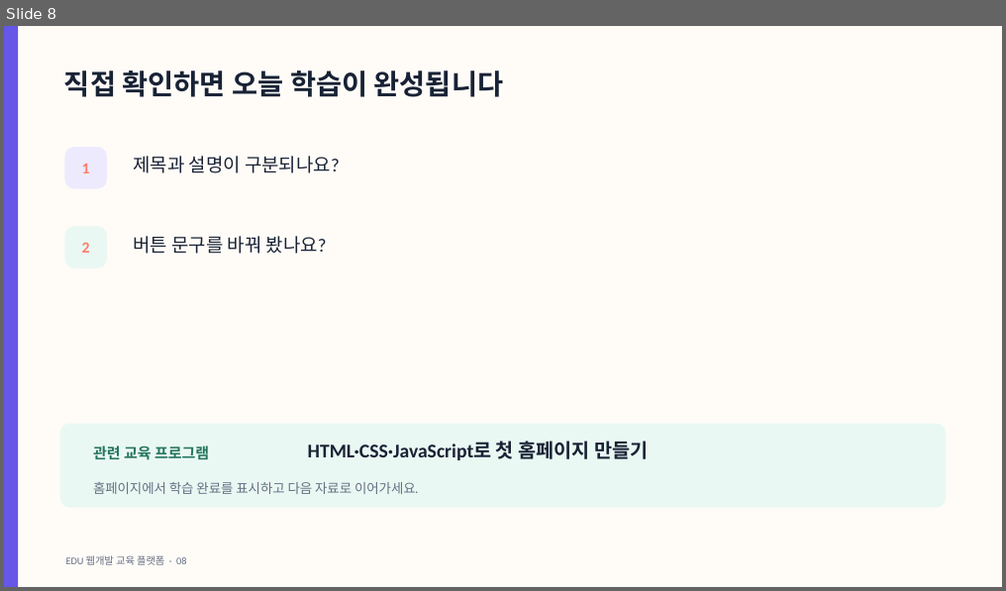
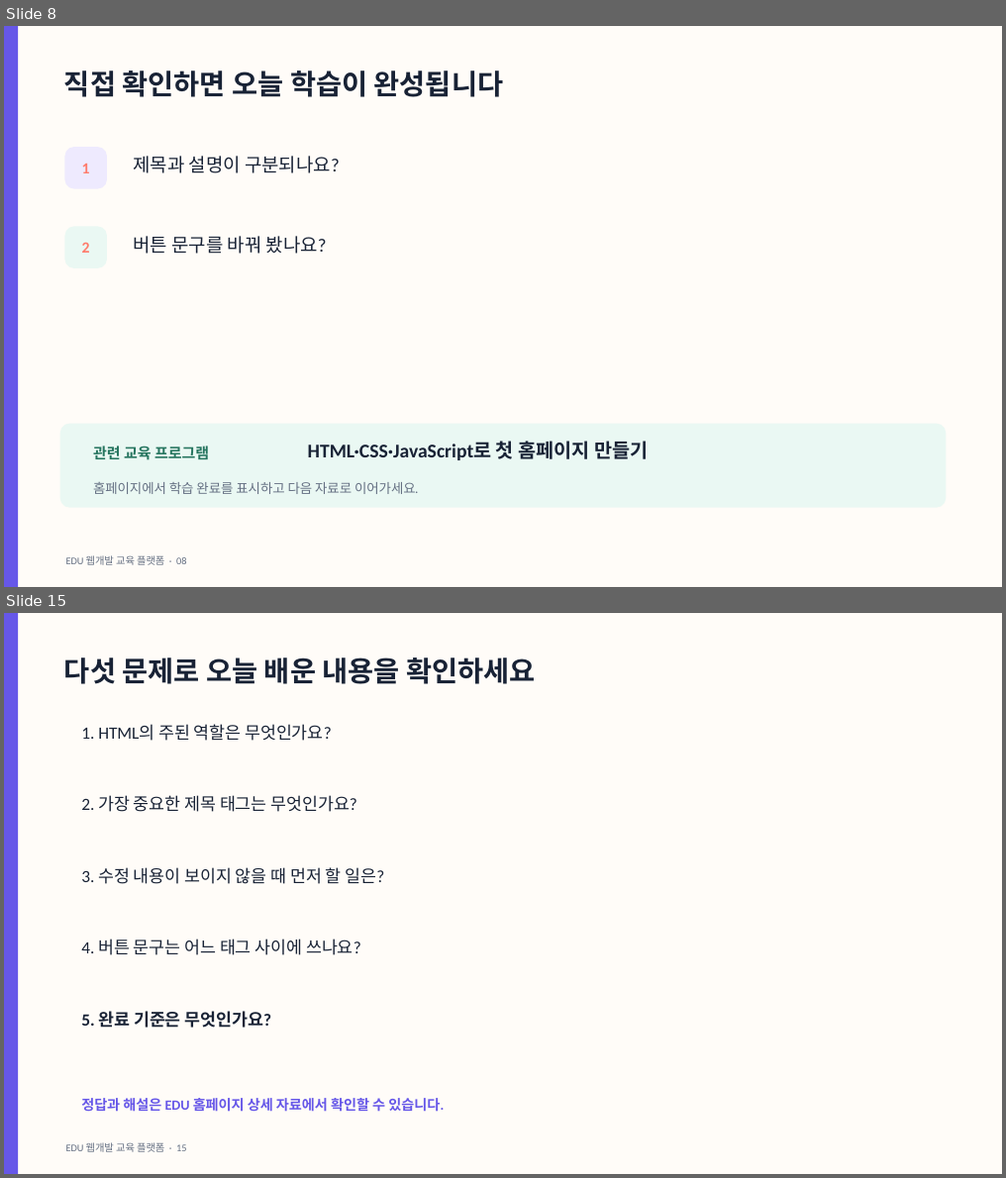
Before and after one commit to cursaman/edu, a slide deck: public/materials/foundation/html-first-page.pptx. Shown one above the other, each under a label of ours: slide 8 before the commit, slides 8 and 15 after it; the slides between them are not shown. The pictures are 1006x591 and 1006x1178 pixels, drawn with LibreOffice and Linux fonts; fonts in the diff are those of the drawing. Boxes give left, top, right and bottom in pixels: in the first picture for what was removed or moved away, otherwise in the second. Text is boxed around its words. In the diff, an @@ line names an element or a change of style, - is before the commit and + after.

Commit message:
대표 교육자료 6개 심화 콘텐츠 보강

```diff
--- a/public/materials/foundation/html-first-page.pptx
+++ b/public/materials/foundation/html-first-page.pptx
@@ slide 15 added at (4,613,1002,1174), background #FFFCF8 @@
@@ rectangle added at (4,613,18,1174), fill #6657E8 @@
@@ text added at (64,658,535,684), 27 pt, text #182235, bold @@
+다섯 문제로 오늘 배운 내용을 확인하세요
@@ text added at (81,724,331,741), 16.5 pt, text #182235 @@
+1. HTML의 주된 역할은 무엇인가요?
@@ text added at (81,795,357,812), 16.5 pt, text #182235 @@
+2. 가장 중요한 제목 태그는 무엇인가요?
@@ text added at (81,867,385,884), 16.5 pt, text #182235 @@
+3. 수정 내용이 보이지 않을 때 먼저 할 일은?
@@ text added at (81,939,361,956), 16.5 pt, text #182235 @@
+4. 버튼 문구는 어느 태그 사이에 쓰나요?
@@ text added at (81,1011,271,1028), 16.5 pt, text #182235, bold @@
+5. 완료 기준은 무엇인가요?
@@ text added at (81,1098,444,1112), 13.5 pt, text #6657E8, bold @@
+정답과 해설은 EDU 홈페이지 상세 자료에서 확인할 수 있습니다.
@@ text added at (66,1143,186,1153), 9.8 pt, text #657083 @@
+EDU 웹개발 교육 플랫폼 · 15
```
Also in this commit, not shown: 6 other slides added, 17 other files.
